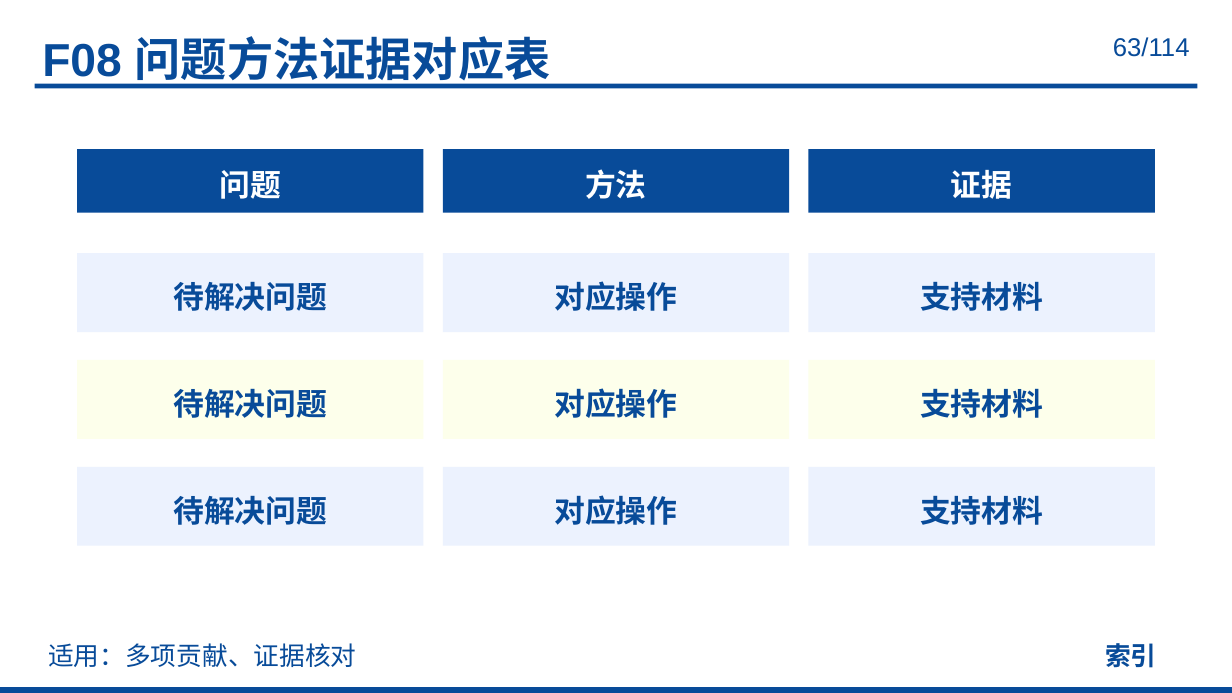
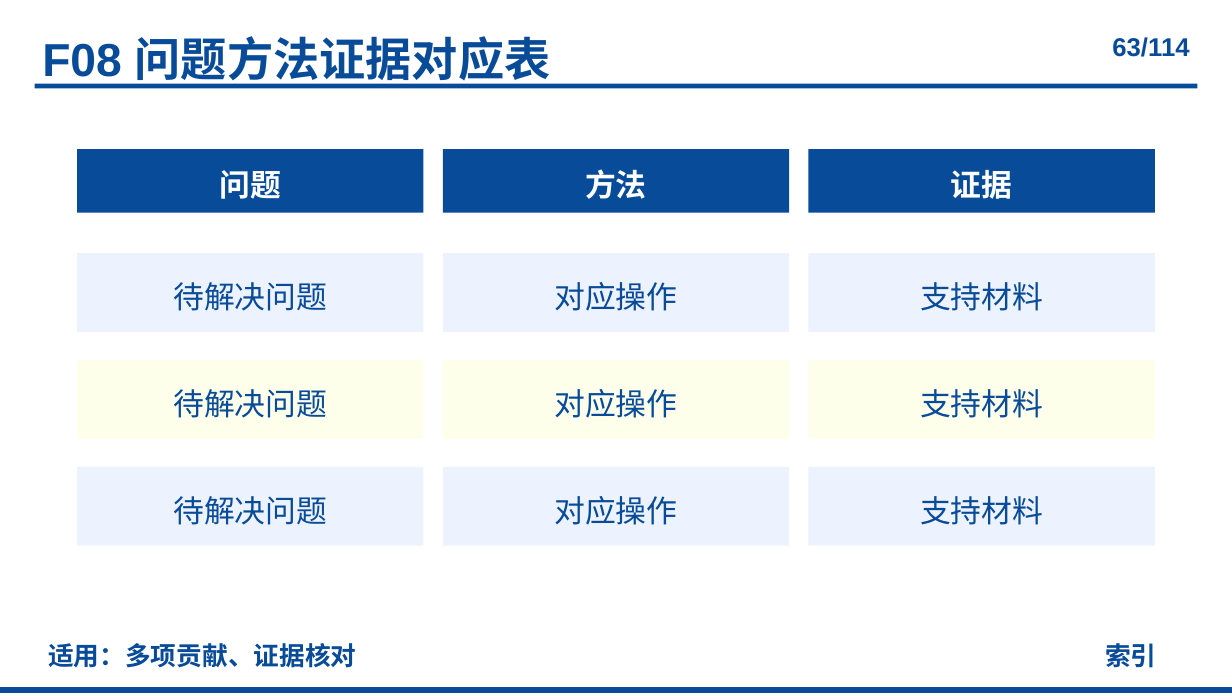
Before and after one commit to realihang/academic-ppt-skill, a slide deck: slide 63 of assets/element-reference.pptx. Drawn at 1232x693 pixels with LibreOffice and Linux fonts; fonts in the diff are those of the drawing. Boxes give left, top, right and bottom in pixels: in the first picture for what was removed or moved away, otherwise in the second. Text is boxed around its words. In the diff, an @@ line names an element or a change of style, - is before the commit and + after.

```diff
--- a/assets/element-reference.pptx
+++ b/assets/element-reference.pptx
@@ page number at bbox=[1112, 37, 1189, 57]: bold on @@
@@ bold off in 9 elements at bbox=[173, 282, 327, 311], bbox=[554, 282, 677, 311], bbox=[920, 282, 1043, 311], bbox=[173, 389, 327, 418], bbox=[554, 389, 677, 418], bbox=[920, 389, 1043, 418], bbox=[173, 496, 327, 525], bbox=[554, 496, 677, 525], bbox=[920, 496, 1043, 525] @@
@@ text "适用：多项贡献、证据核对" at bbox=[48, 643, 356, 668]: bold on @@
```
Also in this commit, not shown: 112 other slides changed, 13 other files.
